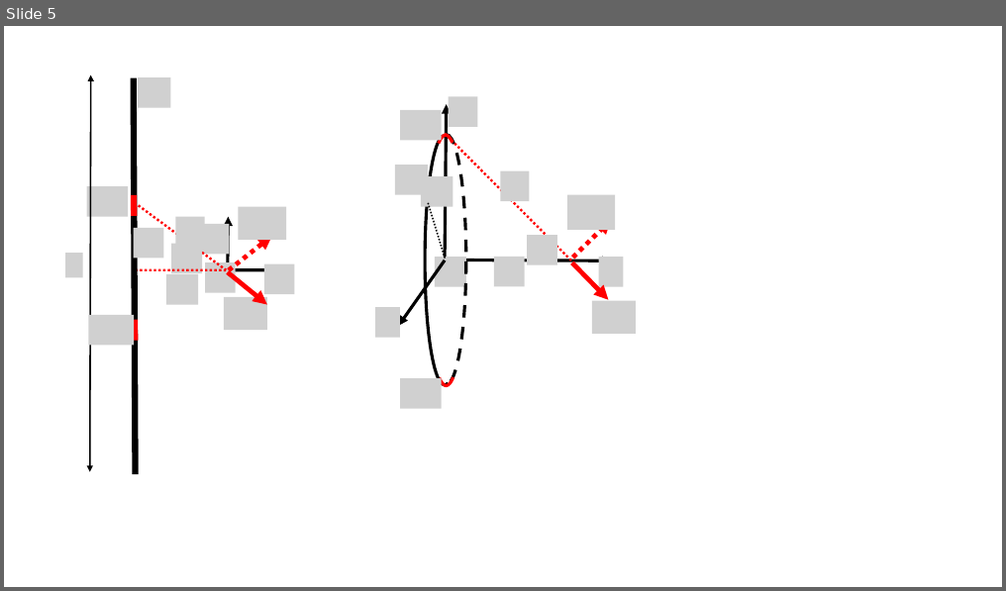
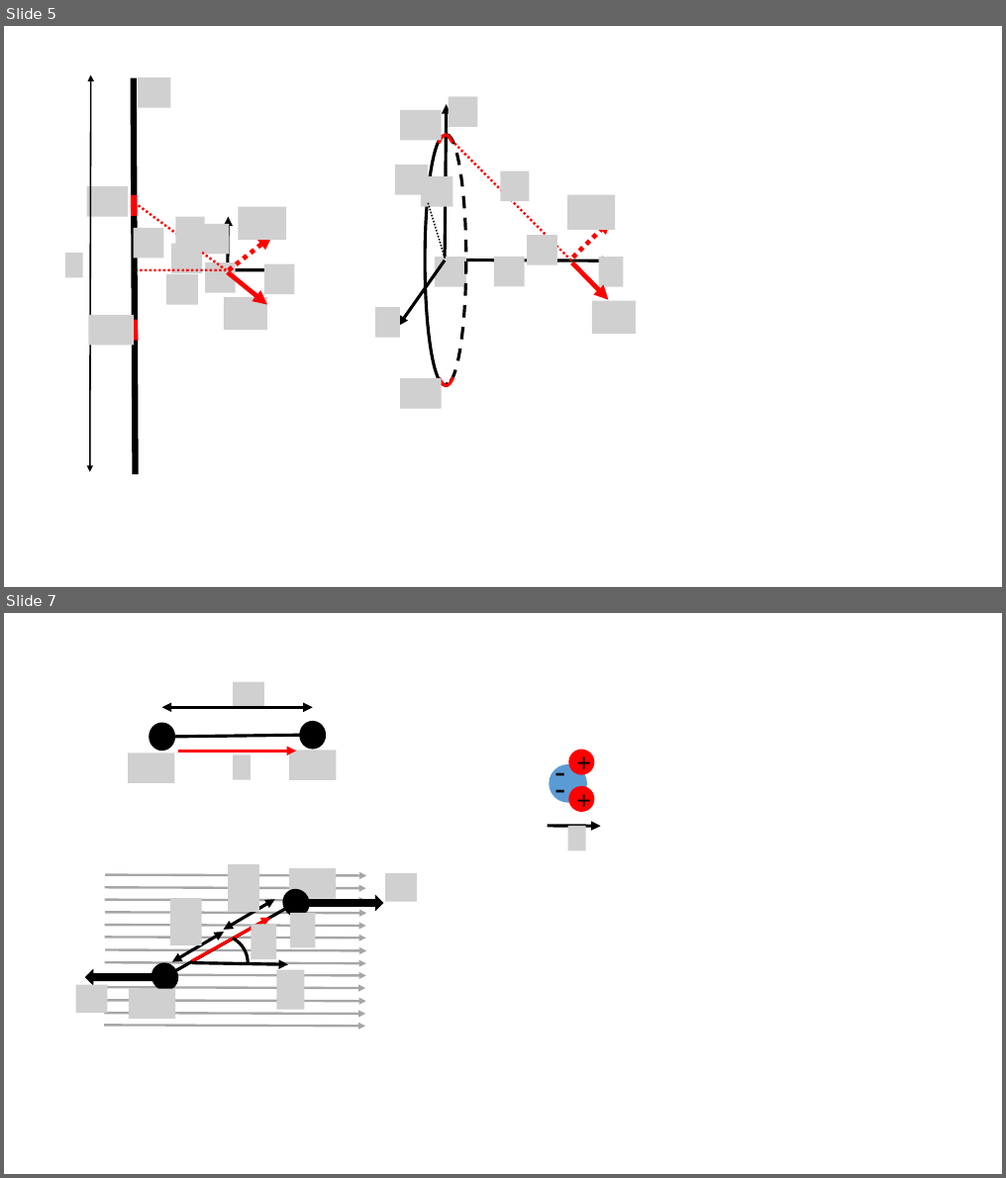
Before and after one commit to OSTP/PhysicsArtofModelling, a slide deck: tex/figures/ChargesFields/Figures.pptx. Shown one above the other, each under a label of ours: slide 5 before the commit, slides 5 and 7 after it; the slides between them are not shown. The pictures are 1006x591 and 1006x1178 pixels, drawn with LibreOffice and Linux fonts; fonts in the diff are those of the drawing; grey boxes stand for pictures. Boxes give left, top, right and bottom in pixels: in the first picture for what was removed or moved away, otherwise in the second. Text is boxed around its words. In the diff, an @@ line names an element or a change of style, - is before the commit and + after.

```diff
--- a/tex/figures/ChargesFields/Figures.pptx
+++ b/tex/figures/ChargesFields/Figures.pptx
@@ slide 7 added at (4, 613, 1002, 1174), background #FFFFFF @@
@@ group added at (128, 682, 337, 783): 4 pictures, 2 ellipses, 1 line, 1 double arrow, 1 arrow @@
@@ group added at (548, 747, 604, 851): 4 texts, 3 ellipses, 1 arrow, 1 picture @@
+-
+-
++
++
@@ group added at (76, 864, 417, 1026): 15 arrows, 9 pictures, 2 ellipses, 2 right arrows, 2 double arrows, 1 line, 1 arc (boxed as its full ellipse) @@
```
Also in this commit, not shown: 2 slides changed, 1 other slide added, 2 slides removed, 7 other files.
